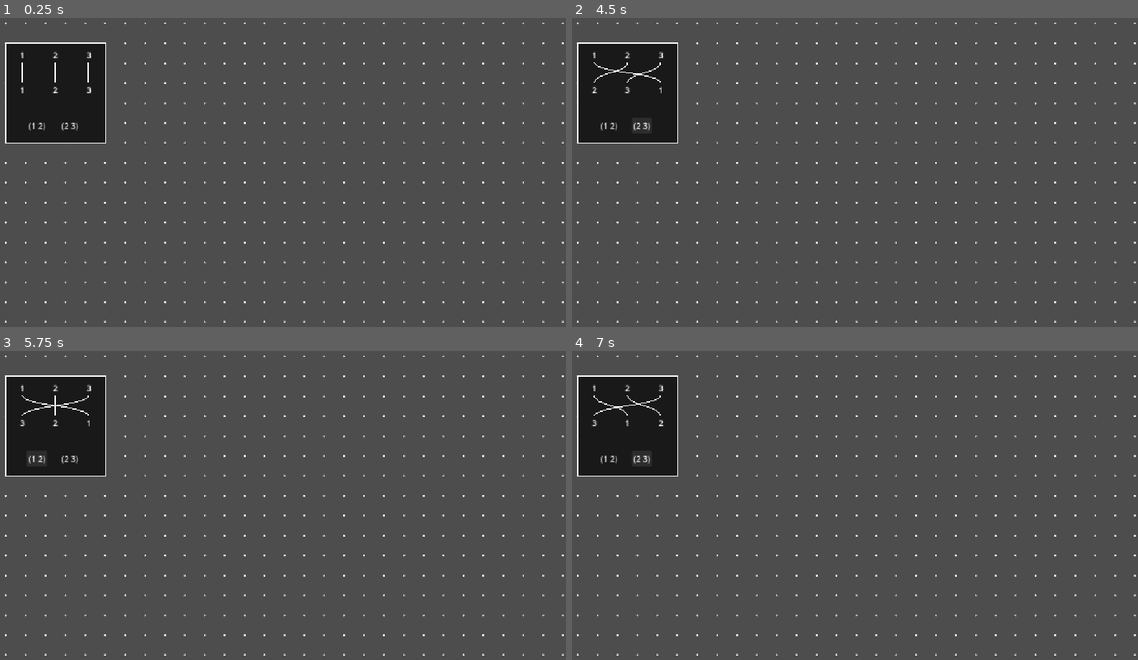
Above: before the commit, frames 1-4 (two rows, left to right).
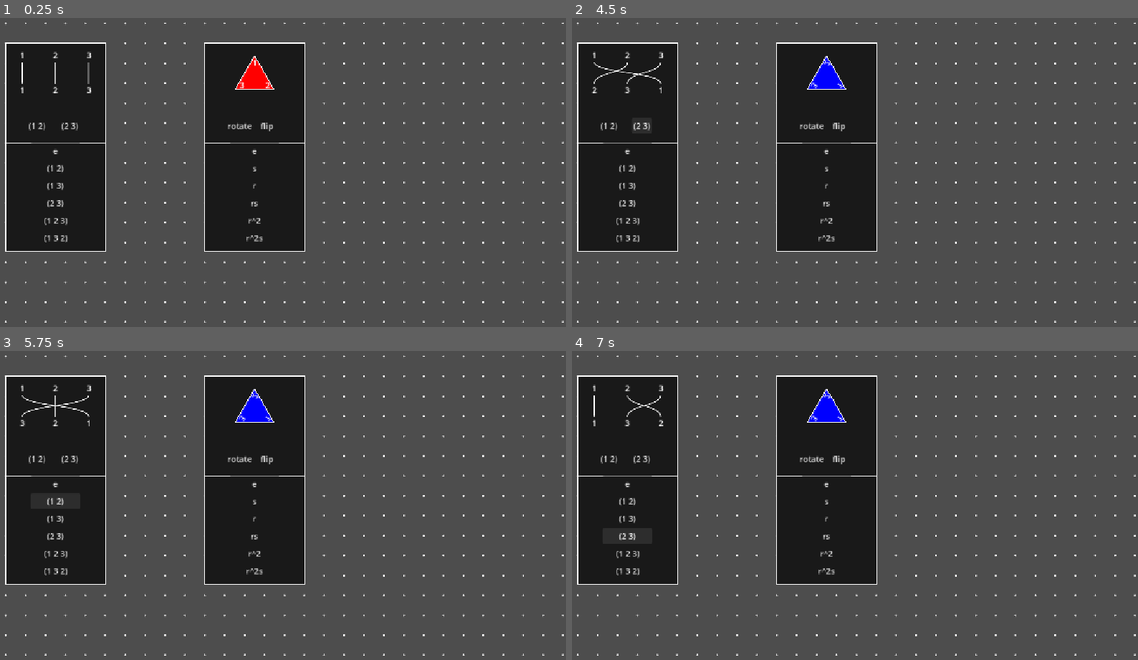
Above: after the commit, the same moments.

Repository: BenjaminGustafson/abstract-algebra-game
Game: Godot game, scene res://test_scenes/test_workspace.tscn
The game is run twice, just before and just after one commit, with the same random seed, the same clock (stepped at 60 frames per second) and the same inputs. This scene is started directly instead of the project's main scene.
Inputs (mouse positions are in pixels of both pictures, inside the frame that each line leads up to):
- Up to frame 1 (0.25 s): no input
- Up to frame 2 (4.5 s): click (628, 150) at 0.5 s, where only the run after the commit has a clickable "e"; click (826, 150) at 1.25 s, where only the run after the commit has a clickable "e"; click (826, 169) at 2 s, where only the run after the commit has a clickable "s"; click (826, 184) at 2.75 s, where only the run after the commit has a clickable "r"; click "(1 2)" at 3.5 s; click "(2 3)" at 4.25 s
- Up to frame 3 (5.75 s): click "(1 2)" at 5 s
- Up to frame 4 (7 s): click (628, 517) at 5.75 s, where only the run after the commit has a clickable "(1 3)"; click "(2 3)" at 6.5 s

The runs differ from the first frame. In frame 1, 18% of the frame differs, in the area x 0-54%, y 7-76%; in frame 2, 18%; in frame 3, 18%; in frame 4, 18%.

Commit message:
create element list

Diff:
--- a/group-theory-godot/groups/dihedral_group.gd
+++ b/group-theory-godot/groups/dihedral_group.gd
@@ -23,7 +23,15 @@
 		buttons.append(b)
 
 func same(a, b) -> bool: return a.equals(b)
-func label(e) -> String: return e.cycle_label()
+
+# Names an element as r^k (front) or r^k s (flipped), from its pose
+func label(e) -> String:
+	var p := pose_of(e)
+	var k := roundi(p[0] / (TAU / n))  # rotation count, 0..n-1
+	var rot := "e" if k == 0 else "r" if k == 1 else "r^%d" % k
+	if p[1] > 0:
+		return rot
+	return "s" if k == 0 else rot + "s"  # flipped elements get an s suffix
 
 func _gens() -> Array:
 	return [Permutation.new([n] + range(1, n)), Permutation.new([1] + range(n, 1, -1))]
@@ -42,24 +50,31 @@
 var angle := 0.0  # clockwise rotation, radians
 var sx := 1.0     # 1 = front, -1 = back (mirrored)
 var flipx := 1.0  # screen-space mirror, only used during a flip
+var flip_axis := 0.0  # screen angle of the line the current flip pivots on
 
 func _vertex(i: int, r: float) -> Vector2:
 	var a := TAU * i / n
 	return r * Vector2(sin(a), -cos(a))
 
 func _draw() -> void:
-	super._draw()
-	draw_set_transform_matrix(Transform2D(0, Vector2(size.x / 2, 70))
-		.scaled_local(Vector2(flipx, 1)) * Transform2D(angle, Vector2.ZERO)
-		.scaled_local(Vector2(sx, 1)))
+	super._draw()  # dark background and border from Group
+	# Pose transform: rotate to flip_axis, squash by flipx, rotate back, then apply the pose
+	var xf := Transform2D(flip_axis, Vector2(size.x / 2, 70)).scaled_local(Vector2(flipx, 1)) \
+		* Transform2D(angle - flip_axis, Vector2.ZERO).scaled_local(Vector2(sx, 1))
+	draw_set_transform_matrix(xf)
 	var pts := PackedVector2Array()
 	for i in n:
 		pts.append(_vertex(i, 45))
-	draw_colored_polygon(pts, Color.RED if sx * flipx > 0 else Color.BLUE)
+	draw_colored_polygon(pts, Color.RED if sx * flipx > 0 else Color.BLUE)  # red front, blue back
+	pts.append(pts[0])  # close the outline
+	draw_polyline(pts, Color.WHITE)
+	# Labels: same pose transform, but glyphs are rasterized at zoomed size
+	# and the basis is divided by z to cancel the node's scale (origin stays put)
+	var z := get_global_transform().get_scale().x
+	draw_set_transform_matrix(Transform2D(xf.x / z, xf.y / z, xf.origin))
 	for i in n:
-		draw_string(ThemeDB.fallback_font, _vertex(i, 30) + Vector2(-4, 5), str(i + 1))
-	pts.append(pts[0])
-	draw_polyline(pts, Color.WHITE)
+		draw_string(ThemeDB.fallback_font, (_vertex(i, 30) + Vector2(-4, 5)) * z,
+			str(i + 1), HORIZONTAL_ALIGNMENT_LEFT, -1, roundi(16 * z))
 
 
 func pose_of(p: Permutation) -> Array:
@@ -72,6 +87,7 @@
 	var t := create_tween()
 	var duration := 0.2
 	if pose[1] != sx:
+		flip_axis = (pose[0] + angle) / 2.0  # the mirror line that takes the old pose to the new one
 		t.tween_property(self, "flipx", -1.0, duration)
 		t.tween_callback(_land.bind(pose))
 	else:
--- a/group-theory-godot/groups/group.gd
+++ b/group-theory-godot/groups/group.gd
@@ -15,5 +15,16 @@
 	queue_redraw()
 	state_changed.emit(e)
 
+# Applies element e to the current state; e must provide then() (true for Permutation)
+func apply(e) -> void:
+	set_current(e.then(current))
+
 func same(a, b) -> bool: return a == b
 func label(e) -> String: return str(e)
+
+# Draws text sharp at any zoom: rasterize at zoomed size, then cancel the scale
+func draw_text(pos: Vector2, s: String) -> void:
+	var z := get_global_transform().get_scale().x
+	draw_set_transform(Vector2.ZERO, 0, Vector2.ONE / z)
+	draw_string(ThemeDB.fallback_font, pos * z, s, HORIZONTAL_ALIGNMENT_LEFT, -1, roundi(16 * z))
+	draw_set_transform(Vector2.ZERO, 0, Vector2.ONE)  # reset for later draws
--- a/group-theory-godot/groups/symmetric_group.gd
+++ b/group-theory-godot/groups/symmetric_group.gd
@@ -22,8 +22,8 @@
 func _draw() -> void:
 	super._draw()
 	for i in n:
-		draw_string(ThemeDB.fallback_font, Vector2(_column_x(i)-5, 30), str(i + 1))
-		draw_string(ThemeDB.fallback_font, Vector2(_column_x(i)-5, 100), str(current.row[i]))
+		draw_text(Vector2(_column_x(i)-5, 30), str(i + 1))
+		draw_text(Vector2(_column_x(i)-5, 100), str(current.row[i]))
 	for i in n:
 		_draw_curve(_column_x(i), _column_x(current.row.find(i + 1)))
 
@@ -34,7 +34,7 @@
 	var pts := PackedVector2Array()
 	for k in 21:
 		pts.append(a.bezier_interpolate(Vector2(x0, 59), Vector2(x1, 59), d, k / 20.0))
-	draw_polyline(pts, Color.WHITE, -1.0, false)
+	draw_polyline(pts, Color.WHITE, 1.5, true)  # positive width is required for antialiasing
 
 func same(a, b) -> bool: return a.equals(b)
 func label(e) -> String: return e.cycle_label()
--- a/group-theory-godot/test_scenes/test_workspace.gd
+++ b/group-theory-godot/test_scenes/test_workspace.gd
@@ -5,6 +5,9 @@
 	w.position = Vector2(50, 50)
 	add_child(w)
 
-	var g := SymmetricGroup.new(3)
-	g.position = Vector2(200, 200)
-	w.content.add_child(g)  # children of content zoom and pan with the grid
+	var groups := [SymmetricGroup.new(3), DihedralGroup.new(3)]
+	for i in groups.size():
+		var g: Group = groups[i]
+		g.position = Vector2(200 + 400 * i, 200)  # S3 left, D3 right
+		w.content.add_child(g)
+		g.add_child(ElementButtons.new(g, g.elements()))  # list rides along with the group
--- /dev/null
+++ b/group-theory-godot/workspace/element_buttons.gd
@@ -0,0 +1,21 @@
+class_name ElementButtons
+extends VBoxContainer
+
+# One button per element, stacked below the group g and as wide as it
+func _init(g: Group, elems: Array) -> void:
+	position = Vector2(0, g.size.y)
+	custom_minimum_size.x = g.size.x
+	for e in elems:
+		var b := Button.new()
+		b.custom_minimum_size.x = g.size.x / 2  # half width, leaving the sides free for wires
+		b.size_flags_horizontal = Control.SIZE_SHRINK_CENTER  # centered in the list
+		b.text = g.label(e)
+		b.pressed.connect(func(): g.apply(e))
+		add_child(b)
+	var pad := Control.new()  # empty spacer so the last button clears the bottom border
+	pad.custom_minimum_size.y = 8
+	add_child(pad)
+
+func _draw() -> void:
+	draw_rect(Rect2(Vector2.ZERO, size), Color(0.1, 0.1, 0.1))  # same background as Group
+	draw_rect(Rect2(Vector2.ZERO, size), Color.WHITE, false)  # same border as Group
--- a/group-theory-godot/workspace/workspace.gd
+++ b/group-theory-godot/workspace/workspace.gd
@@ -1,7 +1,7 @@
 class_name Workspace
 extends Node2D
 
-const ZOOM_MIN := 1.0
+const ZOOM_MIN := 0.8
 const ZOOM_MAX := 4.0
 const ZOOM_STEP := 1.1  # scale factor per wheel notch
 const CELL := 40
@@ -50,6 +50,7 @@
 	content.scale = Vector2.ONE * clampf(content.scale.x * factor, ZOOM_MIN, ZOOM_MAX)
 	# After scaling, that point has drifted; shift content to put it back
 	content.position += (content.get_local_mouse_position() - before) * content.scale.x
+	content.get_children().map(func(c): c.queue_redraw())  # text depends on zoom
 	_clamp()  # keep the view inside the grid; also redraws
 
 func _clamp() -> void:
Not shown, added: group-theory-godot/workspace/element_buttons.gd.uid
